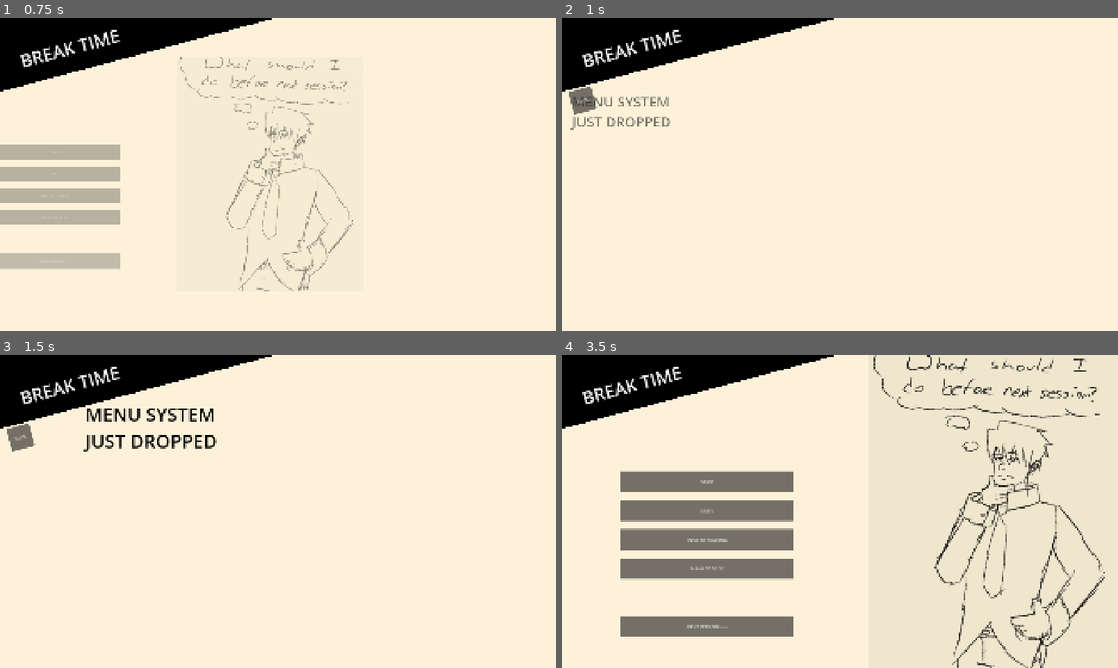
Above: before the commit, frames 1-4 (two rows, left to right).
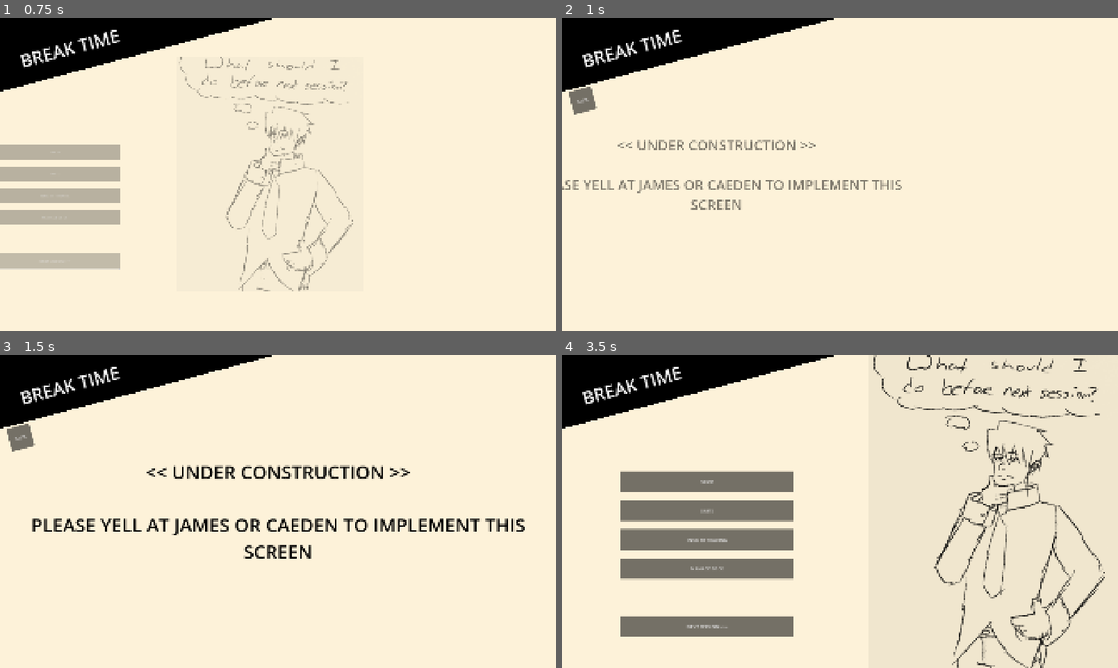
Above: after the commit, the same moments.

Repository: my-koala/PhilBuster
Game: Godot game, scene res://assets/shop/shop.tscn
Two runs of this game, one before a commit and one after it. Both use one fixed random seed, a clock stepped at 60 frames per second and the inputs below. This scene is started directly instead of the project's main scene.
Inputs (mouse positions are in pixels of both pictures, inside the frame that each line leads up to):
- Up to frame 1 (0.75 s): click "NEXT SESSION >>>" at 0.5 s
- Up to frame 2 (1 s): no input
- Up to frame 3 (1.5 s): move the mouse to (400, 495) at 1.27 s; press the mouse at (400, 495) at 1.28 s
- Up to frame 4 (3.5 s): release the mouse at (962, 495) at 2 s; tap Enter at 2 s; drag from (728, 527) to (812, 574) at 2.02 s; click "BACK" at 2.75 s

Frame 1 is identical in both runs. In frame 2, 2.0% of the frame differs, in the area x 0-62%, y 25-62%; in frame 3, 4.3%, in the area x 5-95%, y 17-66%; in frame 4, nothing differs.

Commit message:
purchasing (ALMOST) done

Diff:
--- a/assets/shop/shop.tscn
+++ b/assets/shop/shop.tscn
@@ -9,6 +9,10 @@
 [sub_resource type="LabelSettings" id="LabelSettings_joqlw"]
 font_size = 64
 font_color = Color(0, 0, 0, 1)
+
+[sub_resource type="LabelSettings" id="LabelSettings_kuxa5"]
+font_size = 72
+font_color = Color(0.59, 0.59, 0.59, 1)
 
 [sub_resource type="LabelSettings" id="LabelSettings_ys3jj"]
 font_size = 61
@@ -96,6 +100,7 @@
 text = "NEXT SESSION >>>"
 
 [node name="shop_view" parent="flow_coordinator" node_paths=PackedStringArray("card_library") instance=ExtResource("1_v8g57")]
+visible = false
 layout_mode = 1
 script = ExtResource("4_k4ejo")
 card_library = NodePath("../../card_library")
@@ -124,19 +129,50 @@
 grow_vertical = 2
 alignment = 1
 
+[node name="purchase_container" type="ColorRect" parent="flow_coordinator/shop_view"]
+modulate = Color(0, 0, 0, 0.25098)
+layout_mode = 1
+anchors_preset = 12
+anchor_top = 1.0
+anchor_right = 1.0
+anchor_bottom = 1.0
+offset_left = 26.0
+offset_top = -238.0
+offset_right = -26.0
+offset_bottom = -21.0
+grow_horizontal = 2
+grow_vertical = 0
+
+[node name="label" type="Label" parent="flow_coordinator/shop_view/purchase_container"]
+layout_mode = 1
+anchors_preset = 15
+anchor_right = 1.0
+anchor_bottom = 1.0
+grow_horizontal = 2
+grow_vertical = 2
+text = "PURCHASE"
+label_settings = SubResource("LabelSettings_kuxa5")
+horizontal_alignment = 1
+vertical_alignment = 1
+
 [node name="menu_view3" parent="flow_coordinator" instance=ExtResource("1_v8g57")]
 visible = false
 layout_mode = 1
 
 [node name="label" type="Label" parent="flow_coordinator/menu_view3"]
-layout_mode = 0
-offset_left = 294.0
-offset_top = 159.0
-offset_right = 1401.0
-offset_bottom = 588.0
-text = "MENU SYSTEM
-JUST DROPPED"
+layout_mode = 1
+anchors_preset = 15
+anchor_right = 1.0
+anchor_bottom = 1.0
+grow_horizontal = 2
+grow_vertical = 2
+text = "<< UNDER CONSTRUCTION >>
+
+PLEASE YELL AT JAMES OR CAEDEN TO IMPLEMENT THIS SCREEN"
 label_settings = SubResource("LabelSettings_joqlw")
+horizontal_alignment = 1
+vertical_alignment = 1
+autowrap_mode = 3
 
 [node name="heading_banner" type="ColorRect" parent="flow_coordinator"]
 layout_mode = 0
--- a/scripts/shop/shop_view.gd
+++ b/scripts/shop/shop_view.gd
@@ -7,17 +7,58 @@
 @onready
 var shop_container: Container = $"shop_container"
 
+@onready
+var purchase_container: Control = $"purchase_container"
+
+@onready
+var purchase_text: Label = $"purchase_container/label"
+
+var _held_card: CardInstance = null
+var _is_over_purchase: bool = false
+var _can_purchase: bool = false
+
 const CARD_INSTANCE: PackedScene = preload("res://assets/card/card_instance.tscn")
 
 func _ready() -> void:
-	for i: int in range(3):
+	for i: int in range(6):
 		var card_instance: CardInstance = CARD_INSTANCE.instantiate() as CardInstance
-		card_instance.card_info = card_library.get_random_basic_card()
+		# We grab a random basic card for the first half of the shop, random modifier for the second half
+		card_instance.card_info = card_library.get_random_basic_card() if i < 3 else card_library.get_random_modifier_card()
+		card_instance.drag_started.connect(_on_card_drag_started.bind(card_instance))
+		card_instance.drag_stopped.connect(_on_card_drag_stopped.bind(card_instance))
 
 		shop_container.add_child(card_instance)
 
-	for i: int in range(3):
-		var card_instance: CardInstance = CARD_INSTANCE.instantiate() as CardInstance
-		card_instance.card_info = card_library.get_random_modifier_card()
+	purchase_container.mouse_entered.connect(_on_purchase_container_entered)
+	purchase_container.mouse_exited.connect(_on_purchase_container_exited)
 
-		shop_container.add_child(card_instance)
+func _on_purchase_container_entered() -> void:
+	purchase_container.modulate.a = 0.75
+	_is_over_purchase = true
+
+func _on_purchase_container_exited() -> void:
+	purchase_container.modulate.a = 0.25
+	_is_over_purchase = false
+
+# TODO: Determine price of cards
+func _on_card_drag_started(card: CardInstance) -> void:
+	_held_card = card
+	purchase_text.text = "PURCHASE: $%d"
+
+	# TODO: Replace with comparison against player money
+	_can_purchase = true
+
+	# Change purchase button color to RED if player cannot purchase, or GREEN if player can purchase
+	purchase_container.modulate = Color(0,1,0, purchase_container.modulate.a) if _can_purchase else Color(1, 0, 0, purchase_container.modulate.a)
+
+func _on_card_drag_stopped(card: CardInstance) -> void:
+	purchase_container.modulate = Color(0, 0, 0, purchase_container.modulate.a)
+	_held_card = null
+	purchase_text.text = "PURCHASE"
+
+	# TODO: Insert card in player deck
+	if _is_over_purchase && _can_purchase:
+		card_library.pull_card(card.card_info)
+		card.queue_free()
+
+	pass
Not shown: 1 places in assets/shop/shop.tscn that only renumber resources
